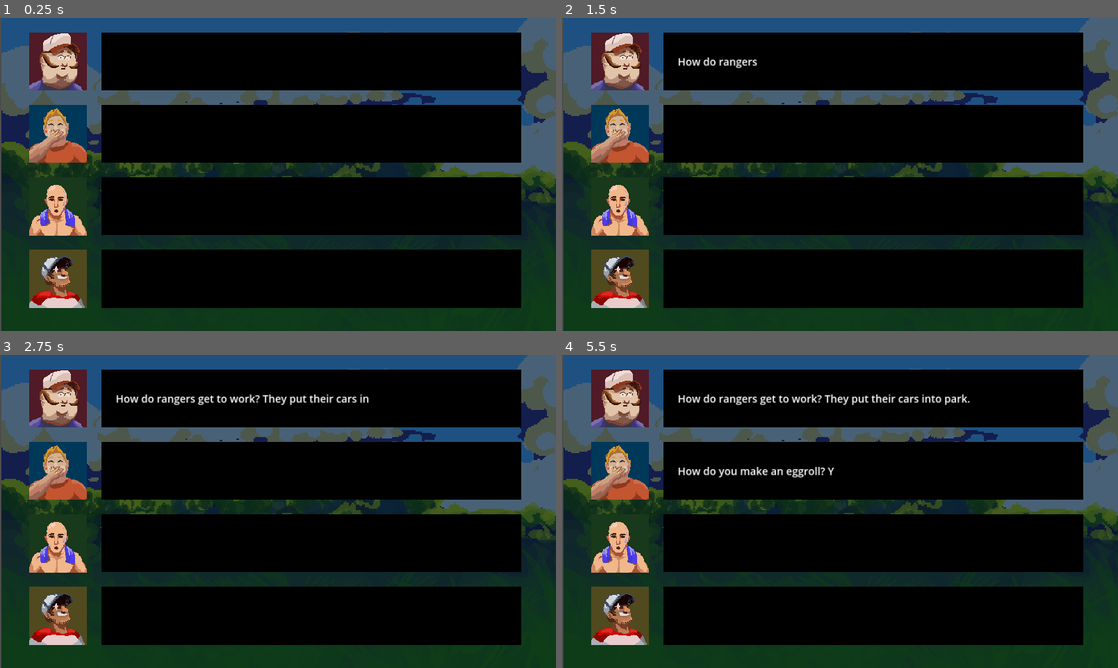
Above: before the commit, frames 1-4 (two rows, left to right).
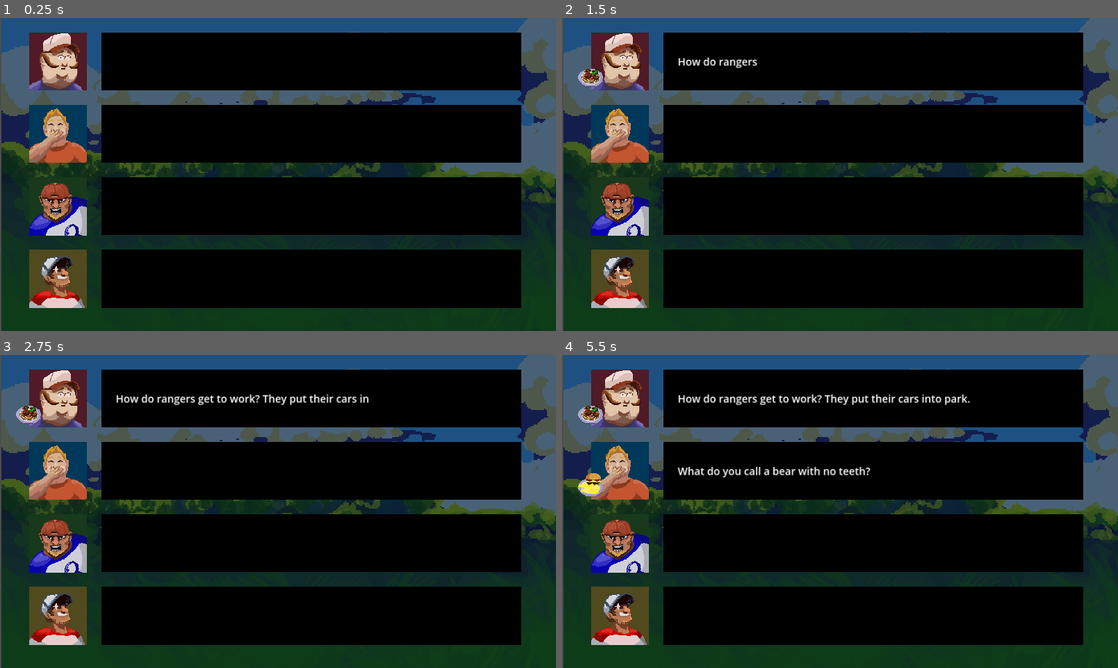
Above: after the commit, the same moments.

Repository: Drury-Indie-Game-Studio/GGJ2024
Game: Godot game, scene res://Scenes/cook_off.tscn
Two runs of this game, one before a commit and one after it. Both use one fixed random seed, a clock stepped at 60 frames per second and the inputs below. This scene is started directly instead of the project's main scene.
Inputs (mouse positions are in pixels of both pictures, inside the frame that each line leads up to):
- Up to frame 1 (0.25 s): no input
- Up to frame 2 (1.5 s): tap Enter at 0.5 s; move the mouse to (962, 158) at 0.52 s; hold Right (ui_right) 0.53-1.28 s; move the mouse to (728, 190) at 1.27 s; hold Down (ui_down) from 1.28 s (still down)
- Up to frame 3 (2.75 s): tap Space at 2 s; move the mouse to (333, 442) at 2.02 s; release Down (ui_down) at 2.03 s; hold Right (ui_right) from 2.03 s (still down)
- Up to frame 4 (5.5 s): tap Enter at 2.75, 5 s; move the mouse to (812, 574) at 2.77 s; release Right (ui_right) at 2.78 s; hold Up (ui_up) 2.78-3.53 s; tap Space at 3.5 s; move the mouse to (1006, 558) at 3.52 s; hold Left (ui_left) 3.53-5.03 s; move the mouse to (673, 464) at 4.27 s; move the mouse to (867, 511) at 5.02 s; hold Down (ui_down) from 5.03 s (still down)

The runs differ from the first frame. In frame 1, 1.3% of the frame differs, in the area x 5-16%, y 52-70%; in frame 2, 1.5%; in frame 3, 1.5%; in frame 4, 2.3%, in the area x 2-56%, y 16-70%.

Commit message:
Finished cook-off results

Diff:
--- a/Scenes/cook_off.gd
+++ b/Scenes/cook_off.gd
@@ -1,5 +1,6 @@
 extends Node2D
 
+var opponents = []
 var index = "Gym Buff"
 const jokes = {
 		"Gym Buff": ["What do gymnasts eat every morning? A balanced breakfast.",
@@ -45,8 +46,41 @@
 	"Unhealthy": load("res://Assets/Sprites/Dads/unhealthy_dad.png"),
 	"Mid-Life Crisis": load("res://Assets/Sprites/Dads/Mid_life_crisis_dad.png")
 }
+
+var dadFood = [
+	load("res://Assets/Sprites/Dishes/plate_1.png"),
+	load("res://Assets/Sprites/Dishes/plate_2.png"),
+	load("res://Assets/Sprites/Dishes/plate_3.png"),
+	load("res://Assets/Sprites/Dishes/plate_4.png"),
+	load("res://Assets/Sprites/Dishes/plate_5.png"),
+	load("res://Assets/Sprites/Dishes/plate_6.png")
+]
+
+var medals = [
+	load("res://Assets/Sprites/Medals/First_place.png"),
+	load("res://Assets/Sprites/Medals/Second_place.png"),
+	load("res://Assets/Sprites/Medals/Third_place.png")
+]
+
 # Called when the node enters the scene tree for the first time.
 func _ready():
+	var score = 10
+	if score == 10:
+		opponents = [2,3,4]
+		opponents.shuffle()
+		opponents.append(1)
+	elif score == 9:
+		opponents = [1,3,4]
+		opponents.shuffle()
+		opponents.append(2)
+	elif score >= 7:
+		opponents = [2,1,4]
+		opponents.shuffle()
+		opponents.append(3)
+	else:
+		opponents = [2,1,3]
+		opponents.shuffle()
+		opponents.append(4)
 	$UI/Dad1/Label.visible=false
 	$UI/Dad2/Label.visible=false
 	$UI/Dad3/Label.visible=false
@@ -55,6 +89,24 @@
 	$UI/Dad4/Joke1.visible=false
 	$UI/Dad4/Joke2.visible=false
 	$UI/Dad4/Joke3.visible=false
+	$UI/Dad1/Dish.visible=false
+	$UI/Dad2/Dish.visible=false
+	$UI/Dad3/Dish.visible=false
+	$UI/Dad4/Dish.visible=false
+	$UI/Dad1/Medal.visible=false
+	$UI/Dad2/Medal.visible=false
+	$UI/Dad3/Medal.visible=false
+	$UI/Dad4/Medal.visible=false
+	var foodCopy = dadFood
+	var foods = []
+	while len(foods) < 4:
+		var newFood = randi()%len(foodCopy)
+		foods.append(foodCopy[newFood])
+		foodCopy.remove_at(newFood)
+	$UI/Dad1/Dish.texture = foods[0]
+	$UI/Dad2/Dish.texture = foods[1]
+	$UI/Dad3/Dish.texture = foods[2]
+	$UI/Dad4/Dish.texture = foods[3]
 	var dads = jokes.keys()
 	index = randi() % dads.size()
 	$UI/Dad1/Label.text = jokes[dads[index]][randi()%3]
@@ -79,10 +131,13 @@
 	dads.remove_at(index)
 	await get_tree().create_timer(1.0).timeout
 	$UI/Dad1/Label.visible=true
+	$UI/Dad1/Dish.visible=true
 	await get_tree().create_timer(3.0).timeout
 	$UI/Dad2/Label.visible=true
+	$UI/Dad2/Dish.visible=true
 	await get_tree().create_timer(3.0).timeout
 	$UI/Dad3/Label.visible=true
+	$UI/Dad3/Dish.visible=true
 	await get_tree().create_timer(3.0).timeout
 	$UI/Dad4/Pick.visible=true
 	$UI/Dad4/Joke1.visible=true
@@ -112,23 +167,70 @@
 func _on_joke_1_pressed():
 	$UI/Dad4/Label.text = jokes[$UI/Dad4/Joke1.text][randi()%3]
 	$UI/Dad4/Label.visible = true
+	$UI/Dad4/Dish.visible=true
 	$UI/Dad4/Pick.visible = false
 	$UI/Dad4/Joke1.visible = false
 	$UI/Dad4/Joke2.visible = false
 	$UI/Dad4/Joke3.visible = false
+	results()
 
 func _on_joke_2_pressed():
 	$UI/Dad4/Label.text = jokes[$UI/Dad4/Joke2.text][randi()%3]
 	$UI/Dad4/Label.visible = true
+	$UI/Dad4/Dish.visible=true
 	$UI/Dad4/Pick.visible = false
 	$UI/Dad4/Joke1.visible = false
 	$UI/Dad4/Joke2.visible = false
 	$UI/Dad4/Joke3.visible = false
+	results()
 
 func _on_joke_3_pressed():
 	$UI/Dad4/Label.text = jokes[$UI/Dad4/Joke3.text][randi()%3]
 	$UI/Dad4/Label.visible = true
+	$UI/Dad4/Dish.visible=true
 	$UI/Dad4/Pick.visible = false
 	$UI/Dad4/Joke1.visible = false
 	$UI/Dad4/Joke2.visible = false
 	$UI/Dad4/Joke3.visible = false
+	results()
+
+func results():
+	await get_tree().create_timer(3.0).timeout
+	if opponents[0]==3:
+		$UI/Dad1/Medal.texture = medals[2]
+		$UI/Dad1/Medal.visible = true
+	if opponents[1]==3:
+		$UI/Dad2/Medal.texture = medals[2]
+		$UI/Dad2/Medal.visible = true
+	if opponents[2]==3:
+		$UI/Dad3/Medal.texture = medals[2]
+		$UI/Dad3/Medal.visible = true
+	if opponents[3]==3:
+		$UI/Dad4/Medal.texture = medals[2]
+		$UI/Dad4/Medal.visible = true
+	await get_tree().create_timer(1.0).timeout
+	if opponents[0]==2:
+		$UI/Dad1/Medal.texture = medals[1]
+		$UI/Dad1/Medal.visible = true
+	if opponents[1]==2:
+		$UI/Dad2/Medal.texture = medals[1]
+		$UI/Dad2/Medal.visible = true
+	if opponents[2]==2:
+		$UI/Dad3/Medal.texture = medals[1]
+		$UI/Dad3/Medal.visible = true
+	if opponents[3]==2:
+		$UI/Dad4/Medal.texture = medals[1]
+		$UI/Dad4/Medal.visible = true
+	await get_tree().create_timer(1.0).timeout
+	if opponents[0]==1:
+		$UI/Dad1/Medal.texture = medals[0]
+		$UI/Dad1/Medal.visible = true
+	if opponents[1]==1:
+		$UI/Dad2/Medal.texture = medals[0]
+		$UI/Dad2/Medal.visible = true
+	if opponents[2]==1:
+		$UI/Dad3/Medal.texture = medals[0]
+		$UI/Dad3/Medal.visible = true
+	if opponents[3]==1:
+		$UI/Dad4/Medal.texture = medals[0]
+		$UI/Dad4/Medal.visible = true
--- a/Scenes/cook_off.tscn
+++ b/Scenes/cook_off.tscn
@@ -1,11 +1,16 @@
-[gd_scene load_steps=7 format=3 uid="uid://dtaigigjbavp3"]
+[gd_scene load_steps=12 format=3 uid="uid://dtaigigjbavp3"]
 
 [ext_resource type="Script" path="res://Scenes/cook_off.gd" id="1_l3hke"]
 [ext_resource type="Texture2D" uid="uid://2uivodh2whyk" path="res://Assets/Sprites/Dads/Boomer.png" id="2_mhjw3"]
 [ext_resource type="Texture2D" uid="uid://debypx7ap5agy" path="res://Assets/Sprites/MainMenu/empty_bg.png" id="2_svlli"]
 [ext_resource type="Texture2D" uid="uid://ul1wwe5nev1k" path="res://Assets/Sprites/Dads/Football_dad.png" id="3_tdl2r"]
+[ext_resource type="Texture2D" uid="uid://b3injfer6lfdy" path="res://Assets/Sprites/Dishes/plate_1.png" id="4_douci"]
 [ext_resource type="Texture2D" uid="uid://bmagyshvyxrek" path="res://Assets/Sprites/Dads/Hippie.png" id="4_hfrlj"]
 [ext_resource type="Texture2D" uid="uid://b6ax74ibjk8yd" path="res://Assets/Sprites/Dads/MainDad.png" id="5_6sdsw"]
+[ext_resource type="Texture2D" uid="uid://yjv6m6rrs7cs" path="res://Assets/Sprites/Medals/First_place.png" id="5_i5l5k"]
+[ext_resource type="Texture2D" uid="uid://cwg2qg1maq2al" path="res://Assets/Sprites/Dishes/plate_2.png" id="6_oncr3"]
+[ext_resource type="Texture2D" uid="uid://hnlgovasytxw" path="res://Assets/Sprites/Dishes/plate_3.png" id="8_0u4w6"]
+[ext_resource type="Texture2D" uid="uid://bu48j7c5f8v7u" path="res://Assets/Sprites/Dishes/plate_4.png" id="10_3wp7g"]
 
 [node name="Cook-Off" type="Node2D"]
 script = ExtResource("1_l3hke")
@@ -52,6 +57,16 @@
 text = "What’s white and black and ‘red’ all over? A newspaper."
 metadata/_edit_use_anchors_ = true
 
+[node name="Dish" type="Sprite2D" parent="UI/Dad1"]
+position = Vector2(-888.889, -346.875)
+scale = Vector2(2, 2)
+texture = ExtResource("4_douci")
+
+[node name="Medal" type="Sprite2D" parent="UI/Dad1"]
+position = Vector2(-688.889, -496.875)
+scale = Vector2(2, 2)
+texture = ExtResource("5_i5l5k")
+
 [node name="Dad2" type="CanvasGroup" parent="UI"]
 position = Vector2(988.889, 546.875)
 
@@ -86,6 +101,16 @@
 text = "Why did the football coach go to the bank? To get his quarter back."
 metadata/_edit_use_anchors_ = true
 
+[node name="Dish" type="Sprite2D" parent="UI/Dad2"]
+position = Vector2(-888.889, -96.875)
+scale = Vector2(2, 2)
+texture = ExtResource("6_oncr3")
+
+[node name="Medal" type="Sprite2D" parent="UI/Dad2"]
+position = Vector2(-688.889, -246.875)
+scale = Vector2(2, 2)
+texture = ExtResource("5_i5l5k")
+
 [node name="Dad3" type="CanvasGroup" parent="UI"]
 position = Vector2(988.889, 546.875)
 
@@ -119,6 +144,16 @@
 theme_override_font_sizes/font_size = 36
 text = "So you want peace on Earth? A piece of what?"
 metadata/_edit_use_anchors_ = true
+
+[node name="Dish" type="Sprite2D" parent="UI/Dad3"]
+position = Vector2(-888.889, 153.125)
+scale = Vector2(2, 2)
+texture = ExtResource("8_0u4w6")
+
+[node name="Medal" type="Sprite2D" parent="UI/Dad3"]
+position = Vector2(-688.889, 3.12497)
+scale = Vector2(2, 2)
+texture = ExtResource("5_i5l5k")
 
 [node name="Dad4" type="CanvasGroup" parent="UI"]
 position = Vector2(988.889, 546.875)
@@ -191,6 +226,16 @@
 "
 metadata/_edit_use_anchors_ = true
 
+[node name="Dish" type="Sprite2D" parent="UI/Dad4"]
+position = Vector2(-888.889, 403.125)
+scale = Vector2(2, 2)
+texture = ExtResource("10_3wp7g")
+
+[node name="Medal" type="Sprite2D" parent="UI/Dad4"]
+position = Vector2(-688.889, 253.125)
+scale = Vector2(2, 2)
+texture = ExtResource("5_i5l5k")
+
 [connection signal="pressed" from="UI/Dad4/Joke1" to="." method="_on_joke_1_pressed"]
 [connection signal="pressed" from="UI/Dad4/Joke2" to="." method="_on_joke_2_pressed"]
 [connection signal="pressed" from="UI/Dad4/Joke3" to="." method="_on_joke_3_pressed"]
Renamed: Assets/Sprites/Dishes/burger.png -> Assets/Sprites/Dishes/plate_5.png
Not shown, changed: Assets/Sprites/Dishes/plate_5.png.import
Renamed: Assets/Sprites/Dishes/taco.png -> Assets/Sprites/Dishes/plate_6.png
Not shown, changed: Assets/Sprites/Dishes/plate_6.png.import
